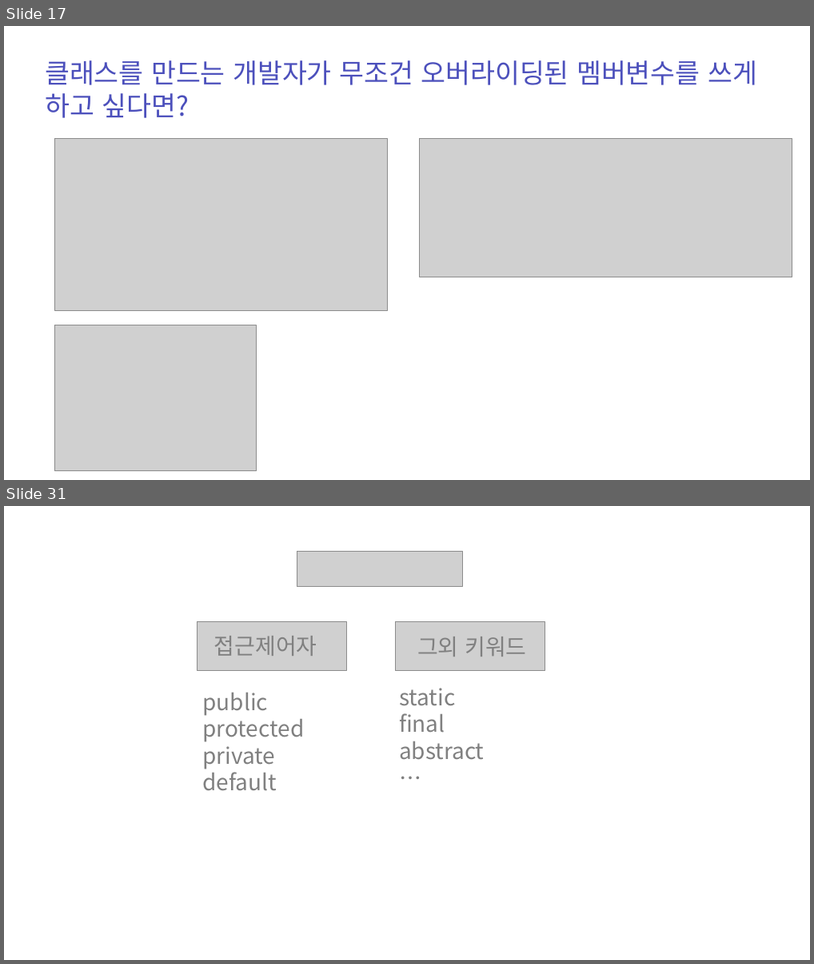
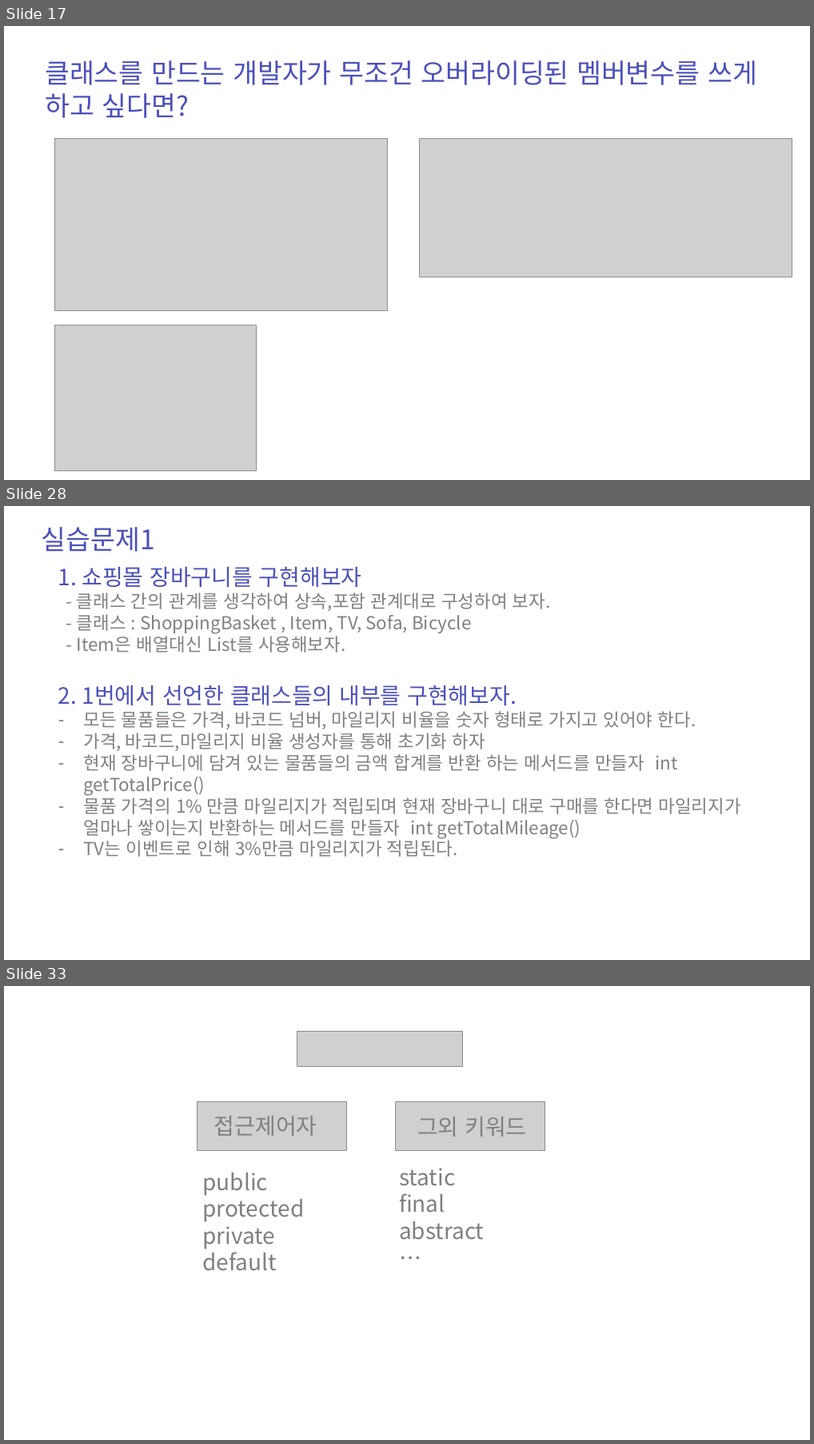
Before and after one commit to zest132/JavaLecture, a slide deck: JavaLecture/LectureFile/java 11강 인터페이스와다형성.pptx. Shown one above the other, each under a label of ours: slides 17 and 31 before the commit, slides 17, 28 and 33 after it; the slides between them are not shown. The pictures are 814x964 and 814x1444 pixels, drawn with LibreOffice and Linux fonts; fonts in the diff are those of the drawing; grey boxes stand for pictures; background and template pictures are left out. Boxes give left, top, right and bottom in pixels: in the first picture for what was removed or moved away, otherwise in the second. Text is boxed around its words. In the diff, an @@ line names an element or a change of style, - is before the commit and + after.

```diff
--- a/JavaLecture/LectureFile/java 11강 인터페이스와다형성.pptx
+++ b/JavaLecture/LectureFile/java 11강 인터페이스와다형성.pptx
@@ slide 28 added at [4, 506, 810, 960], background #FFFFFF @@
@@ text added at [42, 527, 155, 552], 48 pt, text #4C50BC @@
+실습문제1
@@ text added at [58, 567, 742, 856], 32 pt, text #808080 @@
+1. 쇼핑몰 장바구니를 구현해보자
+- 클래스 간의 관계를 생각하여 상속,포함 관계대로 구성하여 보자.
+- 클래스 : ShoppingBasket , Item, TV, Sofa, Bicycle
+- Item은 배열대신 List를 사용해보자.
+2. 1번에서 선언한 클래스들의 내부를 구현해보자.
+– 모든 물품들은 가격, 바코드 넘버, 마일리지 비율을 숫자 형태로 가지고 있어야 한다.
+– 가격, 바코드,마일리지 비율 생성자를 통해 초기화 하자
+– 현재 장바구니에 담겨 있는 물품들의 금액 합계를 반환 하는 메서드를 만들자 int getTotalPrice()
+– 물품 가격의 1% 만큼 마일리지가 적립되며 현재 장바구니 대로 구매를 한다면 마일리지가 얼마나 쌓이는지 반환하는 메서드를 만들자 int getTotalMileage()
+– TV는 이벤트로 인해 3%만큼 마일리지가 적립된다.
@@ what was slide 31 is now slide 33 @@
```
Also in this commit, not shown: 13 other slides added, 12 slides removed, 16 other files.
